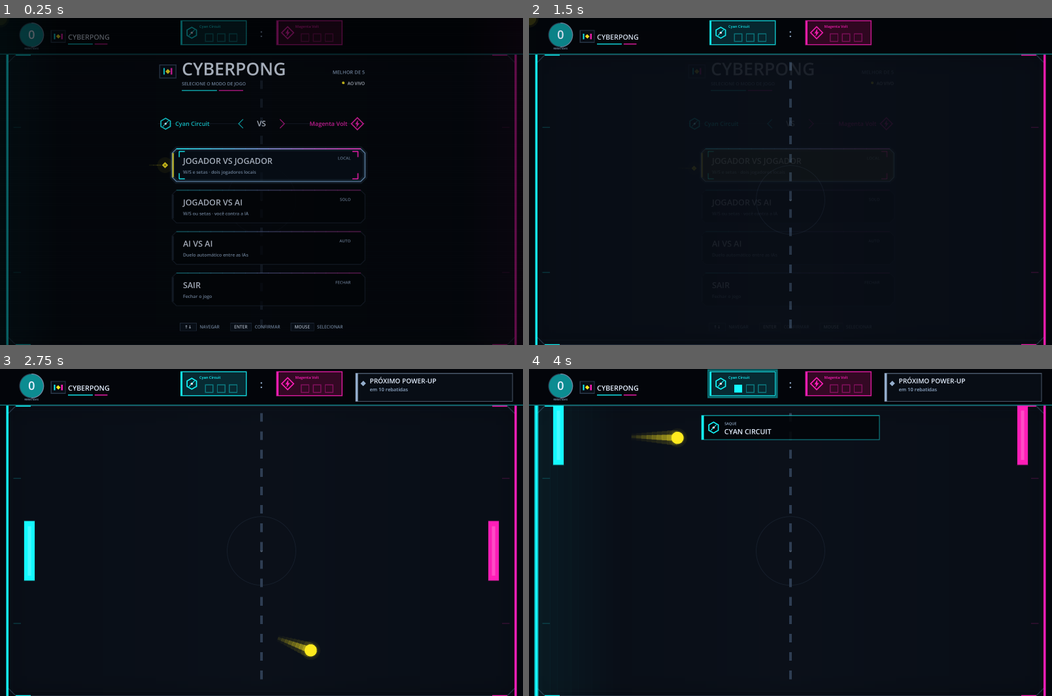
Above: before the commit, frames 1-4 (two rows, left to right).
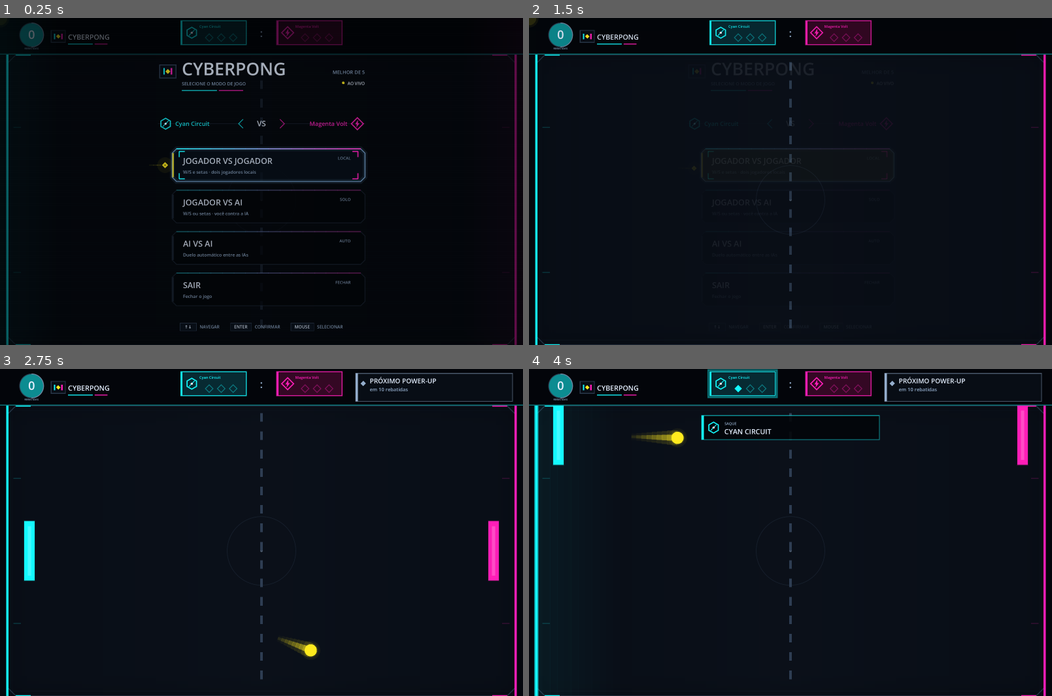
Above: after the commit, the same moments.

Repository: wellingtonlope/cyberpong
Game: Godot game, scene res://main.tscn
Two runs of this game, one before a commit and one after it. Both use one fixed random seed, a clock stepped at 60 frames per second and the inputs below.
Inputs (mouse positions are in pixels of both pictures, inside the frame that each line leads up to):
- Up to frame 1 (0.25 s): no input
- Up to frame 2 (1.5 s): tap Enter at 0.5 s; move the mouse to (905, 165) at 0.52 s; hold Up (ui_up) 0.53-1.25 s; hold Shift 0.53-1.25 s; click (905, 165) at 0.67 s; click (795, 165) at 1.25 s
- Up to frame 3 (2.75 s): drag from (156, 548) to (235, 597) at 2.02 s
- Up to frame 4 (4 s): move the mouse to (842, 460) at 2.77 s; hold Up (ui_up) 2.78-3.5 s; tap Ctrl at 2.85 s; drag from (764, 597) to (633, 483) at 3.52 s

The runs differ from the first frame. In frame 1, less than 0.1% of the frame differs, in the area x 39-64%, y 4-8%; in frame 2, 0.2%; in frame 3, 0.2%; in frame 4, 0.2%.

Commit message:
feat: gira as marcacoes de pontuacao em 45 graus

Diff:
--- a/scripts/arena.gd
+++ b/scripts/arena.gd
@@ -595,14 +595,30 @@
 	var start_x := content_left + (content_right - content_left - total_width) * 0.5
 	var start_y := card.end.y - 6.0 * ui_scale - pip_size
 	for pip_index in range(pip_count):
-		var pip := Rect2(
-			Vector2(start_x + float(pip_index) * (pip_size + pip_gap), start_y),
-			Vector2(pip_size, pip_size)
-		)
+		var pip_center := Vector2(
+			start_x + float(pip_index) * (pip_size + pip_gap) + pip_size * 0.5,
+			start_y + pip_size * 0.5
+		)
+		var pip_points := _score_pip_points(pip_center, pip_size * 0.5)
 		if pip_index < score:
-			draw_rect(pip, team_color)
+			draw_colored_polygon(pip_points, team_color)
 		else:
-			draw_rect(pip, Color(team_color, 0.38), false, maxf(1.0, 1.5 * ui_scale))
+			var pip_outline := pip_points.duplicate()
+			pip_outline.append(pip_points[0])
+			draw_polyline(
+				pip_outline,
+				Color(team_color, 0.38),
+				maxf(1.0, 1.5 * ui_scale),
+				true
+			)
+
+func _score_pip_points(center: Vector2, radius: float) -> PackedVector2Array:
+	return PackedVector2Array([
+		center + Vector2(0.0, -radius),
+		center + Vector2(radius, 0.0),
+		center + Vector2(0.0, radius),
+		center + Vector2(-radius, 0.0),
+	])
 
 func _draw_team_emblem(
 	center: Vector2,
--- a/test/integration/test_visual_verification.gd
+++ b/test/integration/test_visual_verification.gd
@@ -150,6 +150,19 @@
 			assert_lte(name_size, name_width, "Team name overflows at %s: %s" % [window_size, team_name])
 
 
+func test_score_pips_use_diamond_orientation() -> void:
+	var arena = add_child_autofree(ARENA_SCRIPT.new())
+	var center := Vector2(48.0, 36.0)
+	var radius := 7.0
+	var points: PackedVector2Array = arena._score_pip_points(center, radius)
+
+	assert_eq(points.size(), 4)
+	assert_eq(points[0], center + Vector2(0.0, -radius))
+	assert_eq(points[1], center + Vector2(radius, 0.0))
+	assert_eq(points[2], center + Vector2(0.0, radius))
+	assert_eq(points[3], center + Vector2(-radius, 0.0))
+
+
 func test_match_updates_collision_effects_and_power_up_highlight() -> void:
 	game.ball.paddle_hit.emit(true, Vector2(200.0, 300.0), 1.0, 1.0, false)
 
